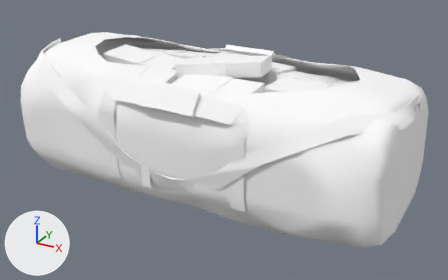
An edit to the OBJ model Assets/Weapons/Special/Cash_Bag/cash_bag_v2/cash_bag_lod2.obj, drawn before and after from the same camera.
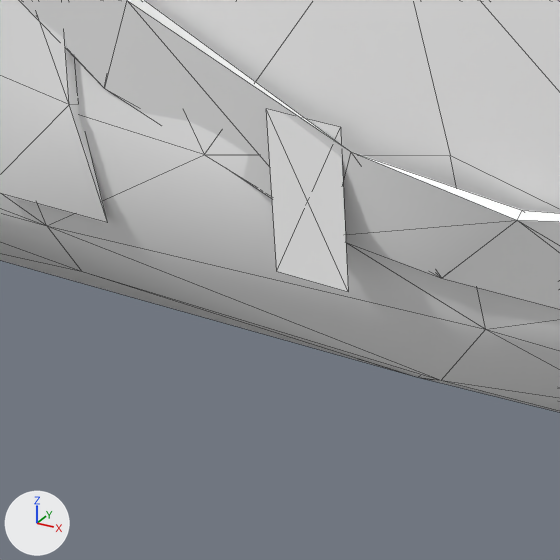
Each version is shown whole from a 50 mm lens placed at (20.7, -36.5, 22.7), pointed at (0.6, -0.1, 4.5), then close up on the part from 24% to 39% of the width and 55% to 79% of the height. The lights are fixed; the arrows at lower left show +X, +Y and +Z. The last two pictures show the newer version. The close-ups show mesh edges as thin lines. Where no turn or scale is listed for an object, it has been applied to the vertices.

The first close-up shows 'cash_bag_lod2'.
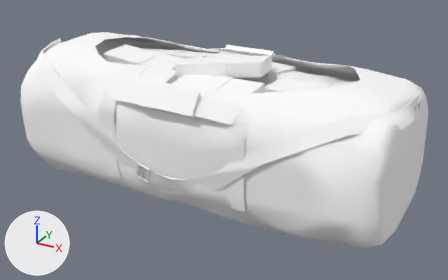
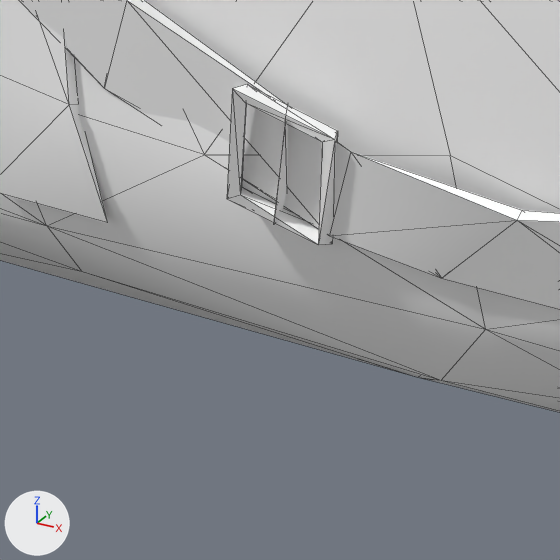
Boxes [x1, y1, x2, y2] around the edits, measured in the close-ups (560 x 560 px):
part 1 of me_cash_bag_lod2, deleted: before [266, 109, 348, 292]
part 2 of me_cash_bag_lod2, added: after [227, 84, 338, 245]

The change, as a list of edits to the scene's bpy script:
```text
Change me_cash_bag_lod2:
    used by ob_cash_bag_lod2; location = (0.0, 0.0, 0.0)
    remove me_cash_bag_lod2.from_pydata(...)  # 1019 vertices, 1890 faces; spans x -14.5..14.1, y -6.6..6.5, z 0.0..10.9
    add me_cash_bag_lod2.from_pydata(...)  # 1036 vertices, 1924 faces; spans x -14.5..14.1, y -6.6..6.5, z 0.0..10.9
    me_cash_bag_lod2 part 1: the loose piece of 4 vertices spanning x -2.3..-1.6, y -6.4, z 2.9..4.4 is deleted
    me_cash_bag_lod2 part 2
    16 vertices are added at x -2.8..-1.5, y -6.6..-6.1, z 3.1..4.6
    28 new faces join them
    other edits to the shape of me_cash_bag_lod2 do not show in these pictures
```
